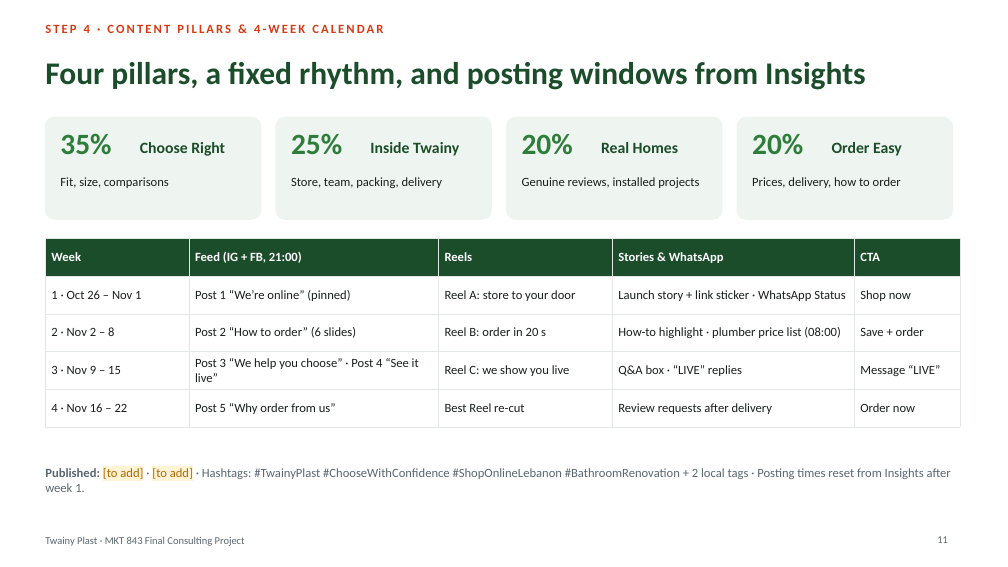
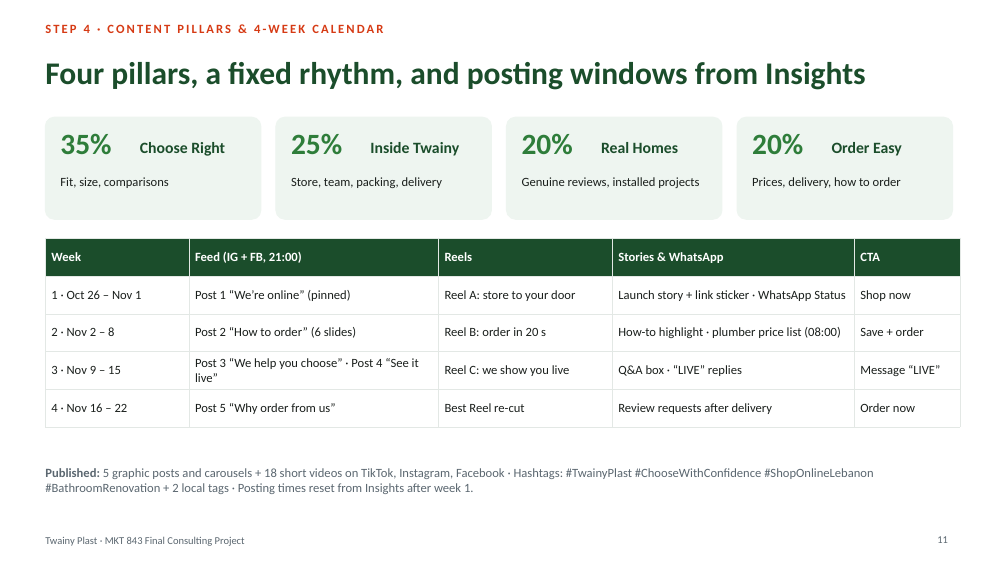
Before and after one commit to mouhibtwainy-dot/Twainy-Plast, a slide deck: slide 11 of deck/Twainy-Plast-Final-Deck.pptx. Drawn at 1008x567 pixels with LibreOffice and Linux fonts; fonts in the diff are those of the drawing. Boxes give left, top, right and bottom in pixels: in the first picture for what was removed or moved away, otherwise in the second. Text is boxed around its words. In the diff, an @@ line names an element or a change of style, - is before the commit and + after.

```diff
--- a/deck/Twainy-Plast-Final-Deck.pptx
+++ b/deck/Twainy-Plast-Final-Deck.pptx
@@ text at bbox=[45, 468, 873, 494]: text changed @@
-Published: [to add] · [to add] · Hashtags: #TwainyPlast #ChooseWithConfidence #ShopOnlineLebanon #BathroomRenovation + 2 local tags · Posting times reset from Insights after week 1.
+Published: 5 graphic posts and carousels + 18 short videos on TikTok, Instagram, Facebook · Hashtags: #TwainyPlast #ChooseWithConfidence #ShopOnlineLebanon #BathroomRenovation + 2 local tags · Posting times reset from Insights after week 1.
```
Also in this commit, not shown: 14 other slides changed, 2 other files.
